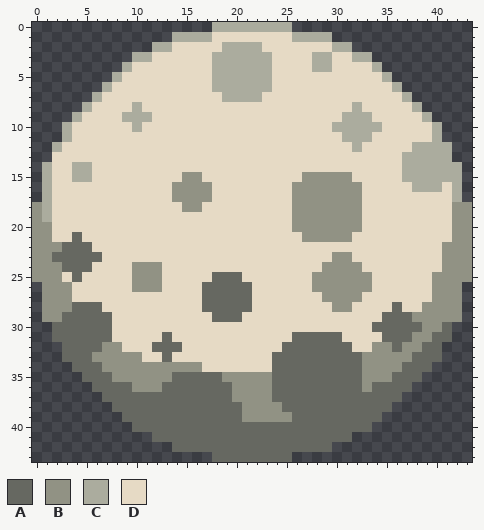
Two states of a pixel-art sprite, data/assets/moon.png. The picture above is the old version.
The file is 44x44 pixels.
Palette (. is transparent): A #666861  B #919284  C #abac9e  D #e6dac5
Pixels before, first column x 0:
 0 ..................CCCCCCCC..................
 1 ..............CCCCDDDDDDDDCCCC..............
 2 ............CCDDDDDCCCCDDDDDDDCC............
 3 ..........CCDDDDDDCCCCCCDDDDCCDDCC..........
 4 .........CDDDDDDDDCCCCCCDDDDCCDDDDC.........
 5 ........CDDDDDDDDDCCCCCCDDDDDDDDDDDC........
 6 .......CDDDDDDDDDDCCCCCCDDDDDDDDDDDDC.......
 7 ......CDDDDDDDDDDDDCCCCDDDDDDDDDDDDDDC......
 8 .....CDDDDCDDDDDDDDDDDDDDDDDDDDDCDDDDDC.....
 9 ....CDDDDCCCDDDDDDDDDDDDDDDDDDDCCCDDDDDC....
10 ...CDDDDDDCDDDDDDDDDDDDDDDDDDDCCCCCDDDDDC...
11 ...CDDDDDDDDDDDDDDDDDDDDDDDDDDDCCCDDDDDDC...
12 ..CDDDDDDDDDDDDDDDDDDDDDDDDDDDDDCDDDDDCCCC..
13 ..DDDDDDDDDDDDDDDDDDDDDDDDDDDDDDDDDDDCCCCC..
14 .CDDCCDDDDDDDDDDDDDDDDDDDDDDDDDDDDDDDCCCCCC.
15 .CDDCCDDDDDDDDDBBDDDDDDDDDDBBBBBDDDDDCCCCCC.
16 .CDDDDDDDDDDDDBBBBDDDDDDDDBBBBBBBDDDDDCCCDC.
17 .CDDDDDDDDDDDDBBBBDDDDDDDDBBBBBBBDDDDDDDDDC.
18 BCDDDDDDDDDDDDDBBDDDDDDDDDBBBBBBBDDDDDDDDDBB
19 BCDDDDDDDDDDDDDDDDDDDDDDDDBBBBBBBDDDDDDDDDBB
20 BBDDDDDDDDDDDDDDDDDDDDDDDDBBBBBBBDDDDDDDDDBB
21 BBDDADDDDDDDDDDDDDDDDDDDDDDBBBBBDDDDDDDDDDBB
22 BBBAAADDDDDDDDDDDDDDDDDDDDDDDDDDDDDDDDDDDBBB
23 BBAAAAADDDDDDDDDDDDDDDDDDDDDDDBBDDDDDDDDDBBB
24 BBBAAADDDDBBBDDDDDDDDDDDDDDDDBBBBDDDDDDDDBBB
25 BBBDADDDDDBBBDDDDDAAADDDDDDDBBBBBBDDDDDDBBBB
26 .BBBDDDDDDBBBDDDDAAAAADDDDDDBBBBBBDDDDDDBBB.
27 .BBBDDDDDDDDDDDDDAAAAADDDDDDDBBBBDDDDDDDBBB.
28 .BBBAAADDDDDDDDDDAAAAADDDDDDDDBBDDDDADDBBBB.
29 .BBAAAAADDDDDDDDDDAAADDDDDDDDDDDDDDAAABBBBB.
30 ..AAAAAADDDDDDDDDDDDDDDDDDDDDDDDDDAAAAABBA..
31 ..AAAAAADDDDDADDDDDDDDDDDDAAAAADDDDAAABBAA..
32 ...AAAABBDDDAAADDDDDDDDDDAAAAAAADDBBABBAA...
33 ...AAABBBBBDDADDDDDDDDDDAAAAAAAAABBBBBAAA...
34 ....AAABBBBBBBBBBDDDDDDDAAAAAAAAABBBBAAA....
35 .....AAABBBBBBAAAAABBBBBAAAAAAAAABBBAAA.....
36 ......AAAABBBAAAAAAABBBBAAAAAAAAABAAAA......
37 .......AAAAAAAAAAAAABBBBAAAAAAAAAAAAA.......
38 ........AAAAAAAAAAAAABBBBAAAAAAAAAAA........
39 .........AAAAAAAAAAAABBBBBAAAAAAAAA.........
40 ..........AAAAAAAAAAAAAAAAAAAAAAAA..........
41 ............AAAAAAAAAAAAAAAAAAAA............
42 ..............AAAAAAAAAAAAAAAA..............
43 ..................AAAAAAAA..................
After the commit:
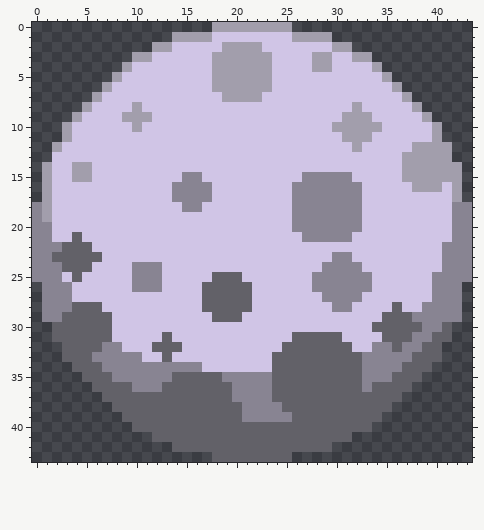
Change:
colour A: #666861 -> #626168
colour B: #919284 -> #888492
colour C: #abac9e -> #a29eac
colour D: #e6dac5 -> #d0c5e6
